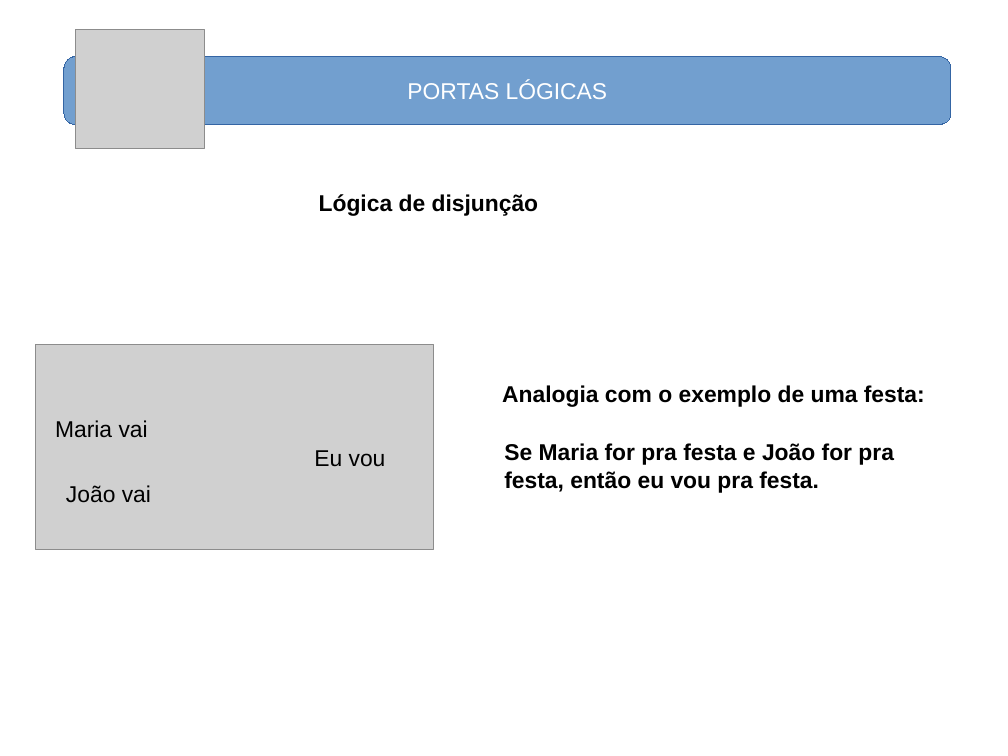
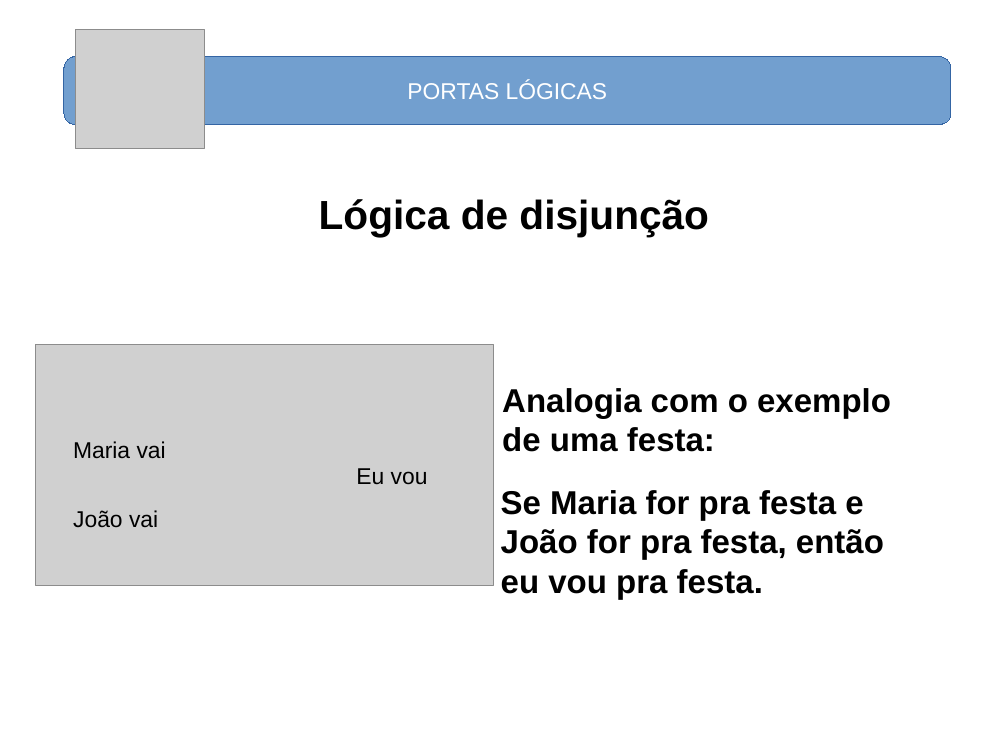
Before and after one commit to nelsoncsc/basicSV, a slide deck: slide 14 of docs/basicSV.odp. Drawn at 1008x756 pixels with LibreOffice and Linux fonts; fonts in the diff are those of the drawing; grey boxes stand for pictures. Boxes give left, top, right and bottom in pixels: in the first picture for what was removed or moved away, otherwise in the second. Text is boxed around its words. In the diff, an @@ line names an element or a change of style, - is before the commit and + after.

```diff
--- a/docs/basicSV.odp
+++ b/docs/basicSV.odp
@@ text "Lógica de disjunção" at (319, 199, 709, 236): size 18 to 32 pt @@
@@ picture: place and size @@
-picture at (36, 345, 434, 550)
+picture at (36, 345, 494, 585)
@@ text at (502, 388, 891, 452): text changed; size 18 to 26 pt @@
-Analogia com o exemplo de uma festa:
+Analogia com o exemplo
+de uma festa:
@@ text "Maria vai": place and size @@
-text "Maria vai" at (55, 420, 148, 437)
+text "Maria vai" at (73, 441, 166, 458)
@@ text "Eu vou": place and size @@
-text "Eu vou" at (314, 450, 386, 467)
+text "Eu vou" at (356, 468, 428, 485)
@@ text "Se Maria for pra festa ...": place and size @@
-text "Se Maria for pra festa ..." at (504, 443, 894, 493)
+text "Se Maria for pra festa ..." at (501, 490, 884, 600)
@@ text "Se Maria for pra festa ..." at (501, 490, 884, 600): size 18 to 26 pt @@
@@ text "João vai": place and size @@
-text "João vai" at (66, 485, 151, 503)
+text "João vai" at (73, 510, 158, 527)
```
Also in this commit, not shown: 39 other slides changed, 11 slides added, 3 slides removed, 12 other files.
